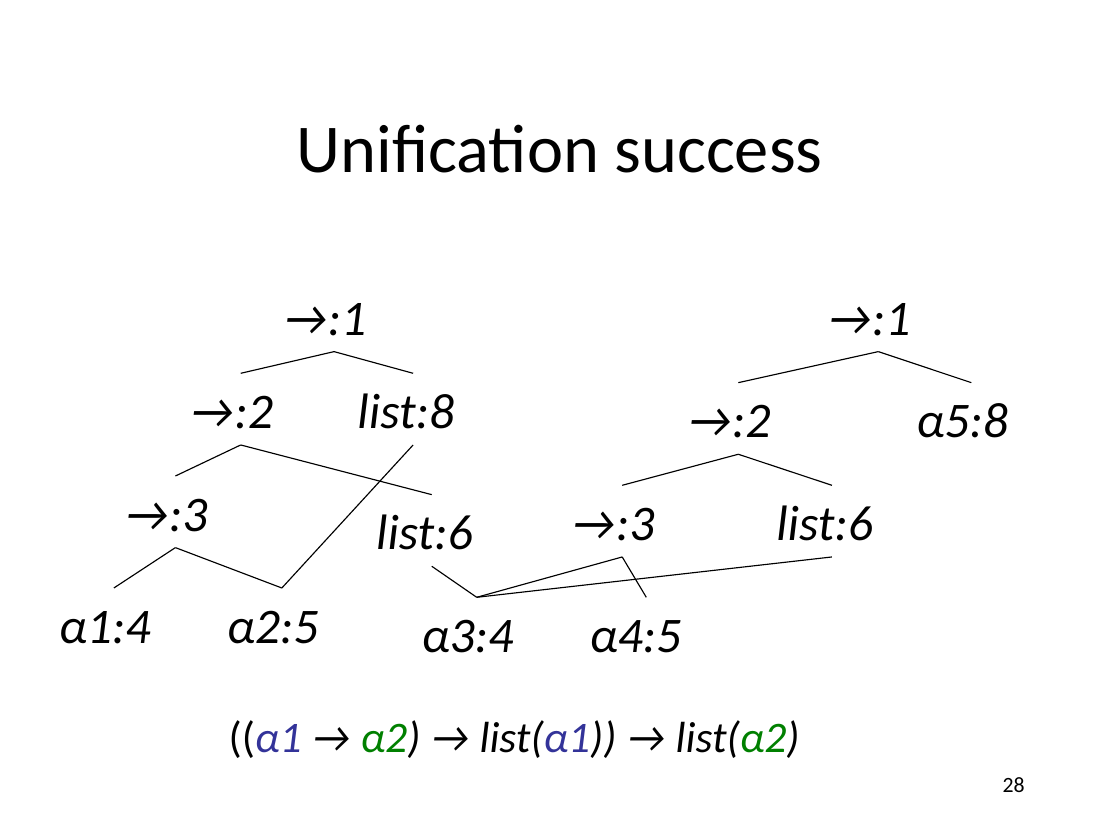
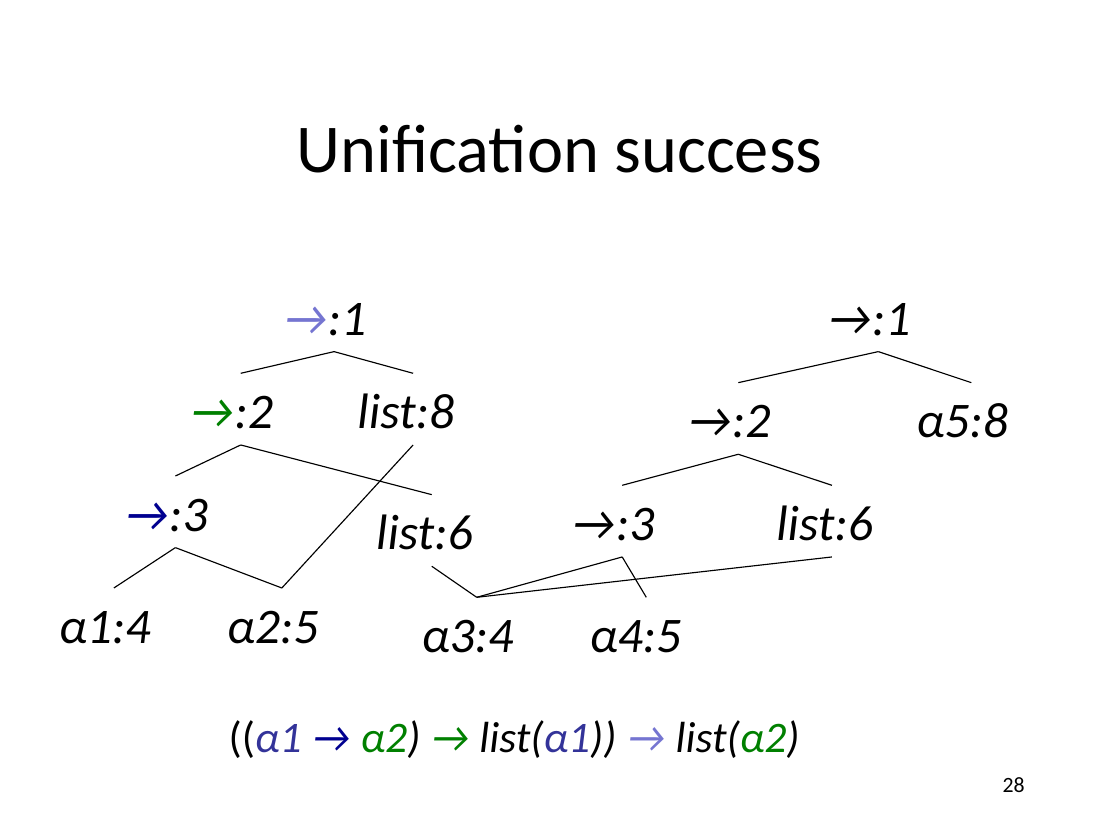
Before and after one commit to anoopsarkar/compilers-class, a slide deck: slide 28 of assets/ppt/semantics/types.pptx. Drawn at 1120x840 pixels with LibreOffice and Linux fonts; fonts in the diff are those of the drawing. Boxes give left, top, right and bottom in pixels: in the first picture for what was removed or moved away, otherwise in the second. Text is boxed around its words. In the diff, an @@ line names an element or a change of style, - is before the commit and + after.

```diff
--- a/assets/ppt/semantics/types.pptx
+++ b/assets/ppt/semantics/types.pptx
@@ text "→:1" at <box>283,303,367,336</box>: text colour #000000 to #7575D1 in "→:1" @@
@@ text "→:2" at <box>189,395,273,429</box>: text colour #000000 to #008000 in "→:2" @@
@@ text "→:3" at <box>124,498,208,532</box>: text colour #000000 to #000090 in "→:3" @@
@@ text "((α1 → α2) → list(α1)) ..." at <box>229,720,800,758</box>: text colour #000000 to #000090, text colour #000000 to #008000, text colour #000000 to #7575D1 in "→" @@
```
Also in this commit, not shown: 5 other slides changed, 2 other files.
